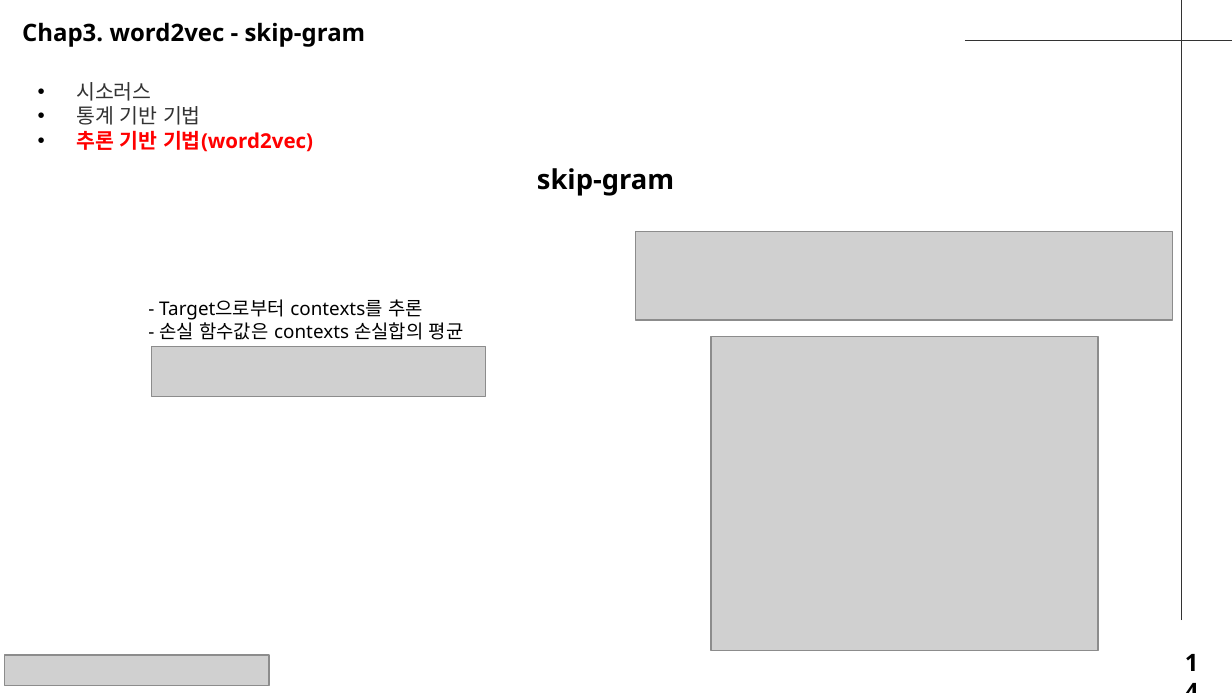
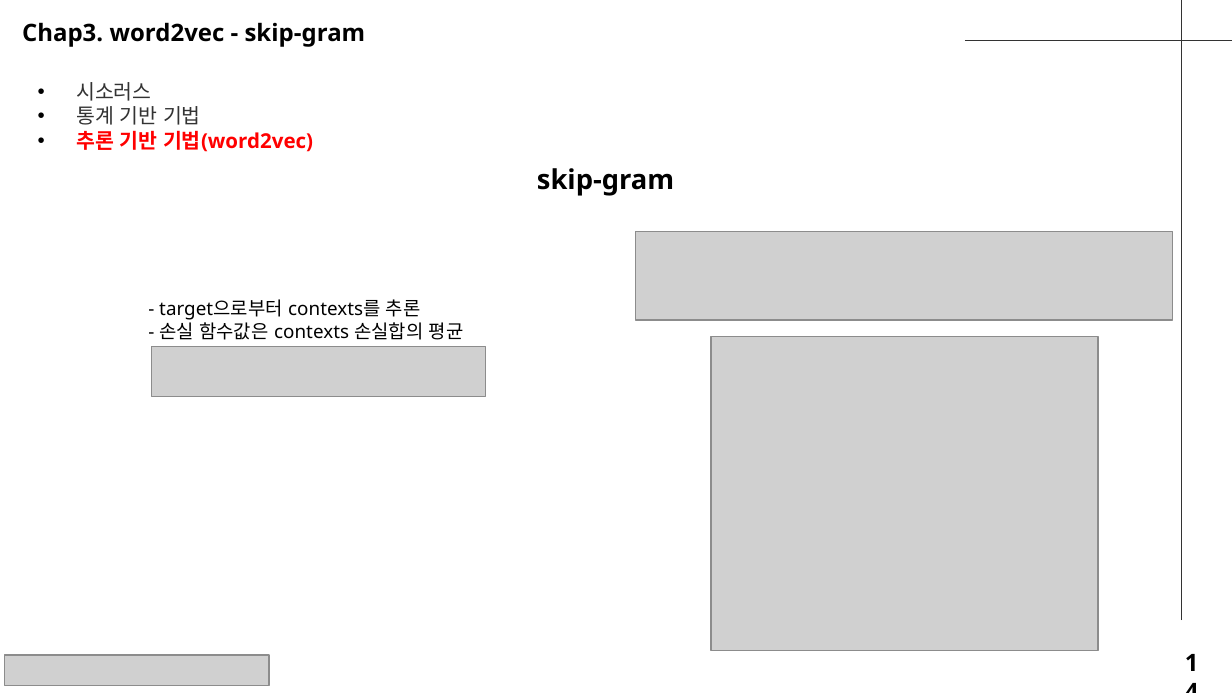
Before and after one commit to seungdeng/Deep-Learning-from-Scratch, a slide deck: slide 14 of study/발표자료/20250220_밑딥2_이승건_chap2345발표자료_NotoSans.pptx. Drawn at 1232x693 pixels with LibreOffice and Linux fonts; fonts in the diff are those of the drawing; grey boxes stand for pictures. Boxes give left, top, right and bottom in pixels: in the first picture for what was removed or moved away, otherwise in the second. Text is boxed around its words. In the diff, an @@ line names an element or a change of style, - is before the commit and + after.

```diff
--- a/study/발표자료/20250220_밑딥2_이승건_chap2345발표자료_NotoSans.pptx
+++ b/study/발표자료/20250220_밑딥2_이승건_chap2345발표자료_NotoSans.pptx
@@ text at (159,299,421,320): text changed @@
-- Target으로부터 contexts를 추론
+- target으로부터 contexts를 추론
```
Also in this commit, not shown: 7 other slides changed.
